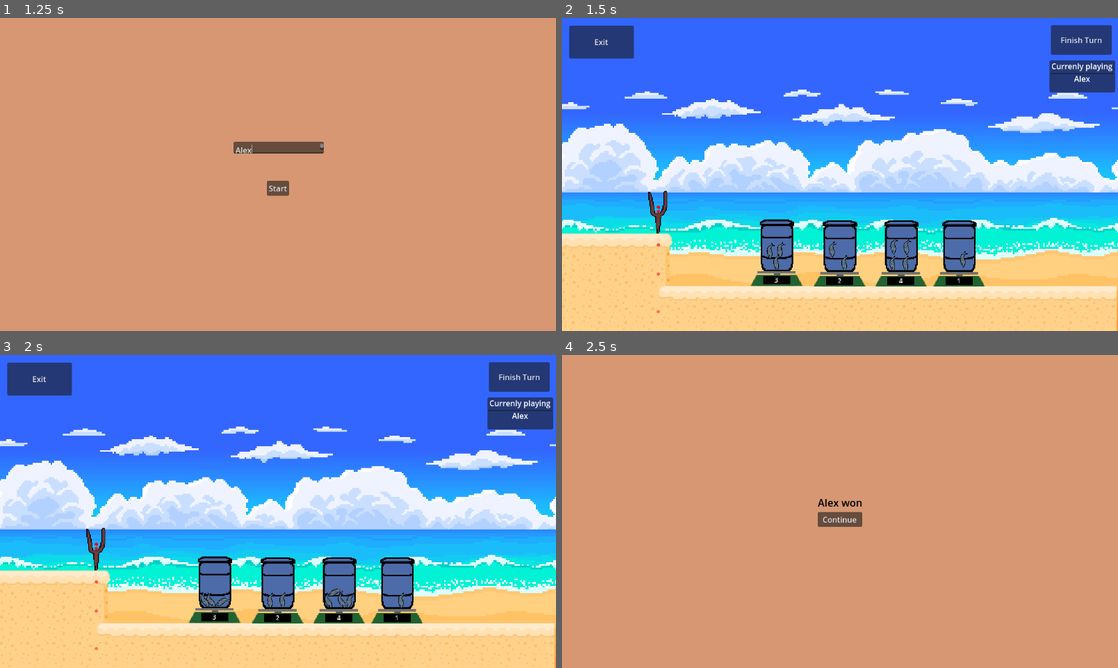
Above: before the commit, frames 1-4 (two rows, left to right).
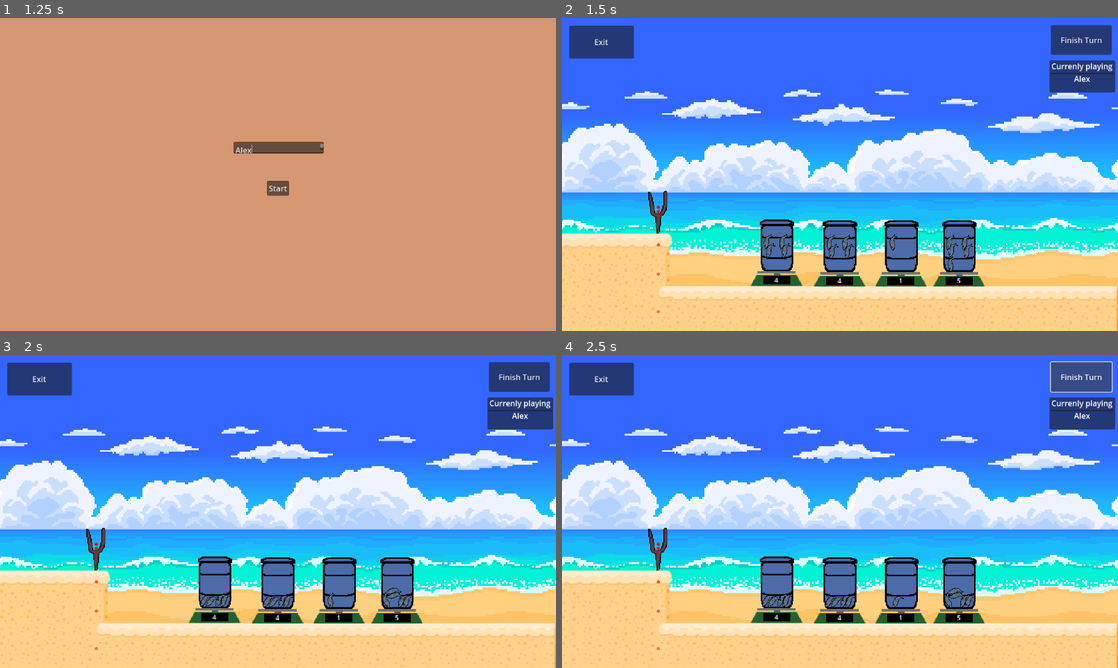
Above: after the commit, the same moments.

Repository: unniisme/fish-in-the-barrel
Game: Godot game, scene res://scenes/GUI/login_screen.tscn
Two runs of this game, one before a commit and one after it. Both use one fixed random seed, a clock stepped at 60 frames per second and the inputs below.
Inputs (mouse positions are in pixels of both pictures, inside the frame that each line leads up to):
- Up to frame 1 (1.25 s): click (278, 146) at 0.52 s; type "Alex" at 0.6 s
- Up to frame 2 (1.5 s): click "Start" at 1.25 s
- Up to frame 3 (2 s): no input
- Up to frame 4 (2.5 s): click "Finish Turn" at 2 s

Frame 1 is identical in both runs. In frame 2, 0.8% of the frame differs, in the area x 36-74%, y 68-85%; in frame 3, 0.6%; in frame 4, 100%, in the area x 0-100%, y 0-100%.

Commit message:
Random start numbers

Diff:
--- a/Fish-in-the-barrel/project.godot
+++ b/Fish-in-the-barrel/project.godot
@@ -17,6 +17,7 @@
 
 [autoload]
 
+GameResources="*res://scripts/preloads/GameResources.gd"
 GlobalManager="*res://scripts/preloads/GlobalManager.gd"
 
 [display]
--- a/Fish-in-the-barrel/scenes/1_player_level.tscn
+++ b/Fish-in-the-barrel/scenes/1_player_level.tscn
@@ -5,8 +5,8 @@
 [ext_resource type="Script" path="res://scripts/BarrelManager.gd" id="2_sikug"]
 [ext_resource type="Texture2D" uid="uid://bhdtpuve21ngk" path="res://assets/Berie's_Adventure_Seaside_Asset_Pack_Free/Spritesheet/tilemap_new_softy_sand.png" id="2_y5nvf"]
 [ext_resource type="PackedScene" uid="uid://d3cp2anhi7fll" path="res://scenes/actors/barrel.tscn" id="3_6v651"]
-[ext_resource type="PackedScene" uid="uid://cden31s011sea" path="res://scenes/actors/fish.tscn" id="4_l0d0q"]
 [ext_resource type="PackedScene" uid="uid://s2neidorv43e" path="res://scenes/actors/slingshot.tscn" id="5_6jksl"]
+[ext_resource type="Script" path="res://scripts/fishProblem.gd" id="6_ayk6y"]
 
 [sub_resource type="TileSetAtlasSource" id="TileSetAtlasSource_1jbx7"]
 texture = ExtResource("2_y5nvf")
@@ -101,6 +101,9 @@
 [node name="Barrel4" parent="Manager/BarrelManager" instance=ExtResource("3_6v651")]
 position = Vector2(224, 15)
 
+[node name="FishProblem" type="Node2D" parent="Manager/BarrelManager"]
+script = ExtResource("6_ayk6y")
+
 [node name="Slingshot" parent="Manager" instance=ExtResource("5_6jksl")]
 position = Vector2(-144, -32)
 
@@ -108,36 +111,4 @@
 position = Vector2(78, -72)
 zoom = Vector2(1.695, 1.695)
 
-[node name="Starting Fishes" type="Node2D" parent="."]
-
-[node name="fish" parent="Starting Fishes" instance=ExtResource("4_l0d0q")]
-position = Vector2(-7, 9)
-
-[node name="fish2" parent="Starting Fishes" instance=ExtResource("4_l0d0q")]
-position = Vector2(5, 10)
-
-[node name="fish3" parent="Starting Fishes" instance=ExtResource("4_l0d0q")]
-position = Vector2(1, 32)
-
-[node name="fish4" parent="Starting Fishes" instance=ExtResource("4_l0d0q")]
-position = Vector2(69, 7)
-
-[node name="fish5" parent="Starting Fishes" instance=ExtResource("4_l0d0q")]
-position = Vector2(84, 32)
-
-[node name="fish6" parent="Starting Fishes" instance=ExtResource("4_l0d0q")]
-position = Vector2(144, 3)
-
-[node name="fish7" parent="Starting Fishes" instance=ExtResource("4_l0d0q")]
-position = Vector2(160, 4)
-
-[node name="fish8" parent="Starting Fishes" instance=ExtResource("4_l0d0q")]
-position = Vector2(143, 31)
-
-[node name="fish9" parent="Starting Fishes" instance=ExtResource("4_l0d0q")]
-position = Vector2(159, 31)
-
-[node name="fish10" parent="Starting Fishes" instance=ExtResource("4_l0d0q")]
-position = Vector2(229, 19)
-
 [node name="Sprite2D" type="Sprite2D" parent="."]
--- a/Fish-in-the-barrel/scenes/GUI/login_screen.gd
+++ b/Fish-in-the-barrel/scenes/GUI/login_screen.gd
@@ -45,19 +45,4 @@
 		0 : -1,
 		1 : 0.6,
 		2 : 1
-	}[_random_sample([0.33, 0.33, 0.34])]
-
-
-func _random_sample(probabilities: Array[float]) -> int:
-	assert(probabilities.reduce(func(a,b): return a+b, 0) <= 1, "Distribution not valid")
-
-	var random_value = randf()
-	var cumulative_prob = 0.0
-
-	for i in range(probabilities.size()):
-		cumulative_prob += probabilities[i]
-		if random_value < cumulative_prob:
-			return i
-
-	# If the loop completes without selecting, return -1
-	return -1
+	}[GlobalManager.random_sample([0.33, 0.33, 0.34])]
--- a/Fish-in-the-barrel/scenes/actors/barrel.gd
+++ b/Fish-in-the-barrel/scenes/actors/barrel.gd
@@ -59,3 +59,10 @@
 func _on_input_event(viewport, event : InputEvent, shape_idx):
 	if event.is_pressed():
 		emit_signal("touched", self.id)
+
+
+func spawn_fishes(n : int):
+	for spawnpoint in find_child("Spawnpoints").get_children().slice(0,n):
+		var fish = GameResources.fish_scene.instantiate()
+		add_child(fish)
+		fish.position = spawnpoint.position
--- a/Fish-in-the-barrel/scenes/actors/barrel.tscn
+++ b/Fish-in-the-barrel/scenes/actors/barrel.tscn
@@ -61,4 +61,30 @@
 position = Vector2(0, 18)
 barrel = NodePath("..")
 
+[node name="Spawnpoints" type="Node2D" parent="."]
+
+[node name="Node2D" type="Node2D" parent="Spawnpoints"]
+position = Vector2(-10, -18)
+
+[node name="Node2D2" type="Node2D" parent="Spawnpoints"]
+position = Vector2(9, -18)
+
+[node name="Node2D3" type="Node2D" parent="Spawnpoints"]
+position = Vector2(-10, -6)
+
+[node name="Node2D4" type="Node2D" parent="Spawnpoints"]
+position = Vector2(9, -6)
+
+[node name="Node2D5" type="Node2D" parent="Spawnpoints"]
+position = Vector2(-10, 8)
+
+[node name="Node2D6" type="Node2D" parent="Spawnpoints"]
+position = Vector2(9, 9)
+
+[node name="Node2D7" type="Node2D" parent="Spawnpoints"]
+position = Vector2(-10, 20)
+
+[node name="Node2D8" type="Node2D" parent="Spawnpoints"]
+position = Vector2(9, 20)
+
 [connection signal="input_event" from="." to="." method="_on_input_event"]
--- a/Fish-in-the-barrel/scenes/ai_level_hard.tscn
+++ b/Fish-in-the-barrel/scenes/ai_level_hard.tscn
@@ -1,9 +1,42 @@
-[gd_scene load_steps=2 format=3 uid="uid://b3w5es14xksy"]
+[gd_scene load_steps=3 format=3 uid="uid://b3w5es14xksy"]
 
 [ext_resource type="PackedScene" uid="uid://bjdvunmehsq6l" path="res://scenes/ai_level_easy.tscn" id="1_n1qk2"]
+[ext_resource type="PackedScene" uid="uid://cden31s011sea" path="res://scenes/actors/fish.tscn" id="2_lxglp"]
 
 [node name="AILevelHard" instance=ExtResource("1_n1qk2")]
 
 [node name="Manager" parent="." index="2"]
 chance_agent_p = 1.0
 slingshot_agent_p = 1.0
+
+[node name="Starting Fishes" type="Node2D" parent="." index="4"]
+
+[node name="fish" parent="Starting Fishes" index="0" instance=ExtResource("2_lxglp")]
+position = Vector2(-7, 9)
+
+[node name="fish2" parent="Starting Fishes" index="1" instance=ExtResource("2_lxglp")]
+position = Vector2(5, 10)
+
+[node name="fish3" parent="Starting Fishes" index="2" instance=ExtResource("2_lxglp")]
+position = Vector2(1, 32)
+
+[node name="fish4" parent="Starting Fishes" index="3" instance=ExtResource("2_lxglp")]
+position = Vector2(69, 7)
+
+[node name="fish5" parent="Starting Fishes" index="4" instance=ExtResource("2_lxglp")]
+position = Vector2(84, 32)
+
+[node name="fish6" parent="Starting Fishes" index="5" instance=ExtResource("2_lxglp")]
+position = Vector2(144, 3)
+
+[node name="fish7" parent="Starting Fishes" index="6" instance=ExtResource("2_lxglp")]
+position = Vector2(160, 4)
+
+[node name="fish8" parent="Starting Fishes" index="7" instance=ExtResource("2_lxglp")]
+position = Vector2(143, 31)
+
+[node name="fish9" parent="Starting Fishes" index="8" instance=ExtResource("2_lxglp")]
+position = Vector2(159, 31)
+
+[node name="fish10" parent="Starting Fishes" index="9" instance=ExtResource("2_lxglp")]
+position = Vector2(229, 19)
--- a/Fish-in-the-barrel/scenes/ai_level_medium.tscn
+++ b/Fish-in-the-barrel/scenes/ai_level_medium.tscn
@@ -1,9 +1,42 @@
-[gd_scene load_steps=2 format=3 uid="uid://f38wpsfvyxuh"]
+[gd_scene load_steps=3 format=3 uid="uid://f38wpsfvyxuh"]
 
 [ext_resource type="PackedScene" uid="uid://bjdvunmehsq6l" path="res://scenes/ai_level_easy.tscn" id="1_hjlf2"]
+[ext_resource type="PackedScene" uid="uid://cden31s011sea" path="res://scenes/actors/fish.tscn" id="2_c874d"]
 
 [node name="AILevelMedium" instance=ExtResource("1_hjlf2")]
 
 [node name="Manager" parent="." index="2"]
 chance_agent_p = 0.507
 slingshot_agent_p = 0.948
+
+[node name="Starting Fishes" type="Node2D" parent="." index="4"]
+
+[node name="fish" parent="Starting Fishes" index="0" instance=ExtResource("2_c874d")]
+position = Vector2(-7, 9)
+
+[node name="fish2" parent="Starting Fishes" index="1" instance=ExtResource("2_c874d")]
+position = Vector2(5, 10)
+
+[node name="fish3" parent="Starting Fishes" index="2" instance=ExtResource("2_c874d")]
+position = Vector2(1, 32)
+
+[node name="fish4" parent="Starting Fishes" index="3" instance=ExtResource("2_c874d")]
+position = Vector2(69, 7)
+
+[node name="fish5" parent="Starting Fishes" index="4" instance=ExtResource("2_c874d")]
+position = Vector2(84, 32)
+
+[node name="fish6" parent="Starting Fishes" index="5" instance=ExtResource("2_c874d")]
+position = Vector2(144, 3)
+
+[node name="fish7" parent="Starting Fishes" index="6" instance=ExtResource("2_c874d")]
+position = Vector2(160, 4)
+
+[node name="fish8" parent="Starting Fishes" index="7" instance=ExtResource("2_c874d")]
+position = Vector2(143, 31)
+
+[node name="fish9" parent="Starting Fishes" index="8" instance=ExtResource("2_c874d")]
+position = Vector2(159, 31)
+
+[node name="fish10" parent="Starting Fishes" index="9" instance=ExtResource("2_c874d")]
+position = Vector2(229, 19)
--- a/Fish-in-the-barrel/scripts/Agents/unsure_agent.gd
+++ b/Fish-in-the-barrel/scripts/Agents/unsure_agent.gd
@@ -51,7 +51,7 @@
 		barrel_choose_distribution[max_barrel] = max_probability
 
 	print("[unsure] choose dist = " + str(barrel_choose_distribution))
-	var max_barrel_chosen = _random_sample(barrel_choose_distribution)
+	var max_barrel_chosen = GlobalManager.random_sample(barrel_choose_distribution)
 	if max_barrel_chosen == -1: #Only occurs if max barrel is the only choice
 		max_barrel_chosen = max_barrel
 
@@ -80,19 +80,6 @@
 
 	return randf() < probability
 
-func _random_sample(probabilities: Array[float]) -> int:
-	assert(probabilities.reduce(func(a,b): return a+b, 0) <= 1, "Distribution not valid")
-
-	var random_value = randf()
-	var cumulative_prob = 0.0
-
-	for i in range(probabilities.size()):
-		cumulative_prob += probabilities[i]
-		if random_value < cumulative_prob:
-			return i
-
-	# If the loop completes without selecting, return -1
-	return -1
 
 func _set_correct_probabilities(p : float):
 	print("[unsure_agent][_set_correct_p] p = " + str(p))
--- a/Fish-in-the-barrel/scripts/BarrelManager.gd
+++ b/Fish-in-the-barrel/scripts/BarrelManager.gd
@@ -12,15 +12,27 @@
 
 func _ready():
 	for child in get_children():
-		var barrel := child as Barrel # Typecast nonsense
-		barrels.append(barrel)
+		if child is Barrel:
+			barrels.append(child)
 	N = barrels.size()
 
 	for i in range(N):
 		barrels[i].id = i
 
+	var initial_barrel_counts : Array[int] = []
+	for i in range(N):
+		# 1-8 fishes in each barrel
+		initial_barrel_counts.append(GlobalManager.random_sample_normalised(
+			[1,4,5,5,5,4,2,1]
+		))
+		barrels[i].spawn_fishes(initial_barrel_counts[-1])
+
 	# Initialize problem
-	problem = FishProblem.new(N, barrels)
+	problem = $FishProblem
+	problem.n = N
+	problem.barrels = barrels
+
+	problem._barrel_count_cache = initial_barrel_counts # Override
 	print(problem)
 
 	_connect_barrels()
@@ -57,7 +69,7 @@
 
 func handle_action() -> bool:
 	if state == STATE.INIT:
-		problem._update_barrel_cache()
+#		problem._update_barrel_cache()
 
 		state = STATE.CHOOSING
 		get_parent().update_problem(problem) # update in problem manager
--- a/Fish-in-the-barrel/scripts/GameManger.gd
+++ b/Fish-in-the-barrel/scripts/GameManger.gd
@@ -115,6 +115,7 @@
 
 		## Switch scene back to main menu
 		_exit_to_menu()
+		return
 
 	if made_move:
 		_handle_player_action()
--- a/Fish-in-the-barrel/scripts/fishProblem.gd
+++ b/Fish-in-the-barrel/scripts/fishProblem.gd
@@ -1,4 +1,4 @@
-class_name FishProblem
+class_name FishProblem extends Node2D
 
 const RAND_MIN : int = 1
 const RAND_MAX : int = 7
@@ -10,10 +10,6 @@
 var barrels : Array[Barrel]
 var _barrel_count_cache : Array[int]
 
-func _init(n : int, barrels : Array[Barrel]):
-	self.n = n
-	self.barrels = barrels
-	_update_barrel_cache()
 
 func _update_barrel_cache():
 	self._barrel_count_cache = []
@@ -23,9 +19,6 @@
 func _get_count(barrel_id : int) -> int:
 	# Returns the number of fishes in the given barrel, at the current state of the problem
 	return _barrel_count_cache[barrel_id]
-
-func copy() -> FishProblem:
-	return FishProblem.new(self.n, self.barrels)
 
 func is_over() -> bool:
 #	return self.barrels.reduce(func(a,b): return a.get_count()+b.get_count(), 0) == 0
--- /dev/null
+++ b/Fish-in-the-barrel/scripts/preloads/GameResources.gd
@@ -0,0 +1,3 @@
+extends Node
+
+var fish_scene = preload("res://scenes/actors/fish.tscn")
--- a/Fish-in-the-barrel/scripts/preloads/GlobalManager.gd
+++ b/Fish-in-the-barrel/scripts/preloads/GlobalManager.gd
@@ -19,3 +19,23 @@
 
 func _log_js(string):
 	JavaScriptBridge.eval("console.log(\"" + string + "\");")
+
+func random_sample(probabilities: Array[float]) -> int:
+	assert(probabilities.reduce(func(a,b): return a+b, 0) <= 1, "Distribution not valid")
+
+	var random_value = randf()
+	var cumulative_prob = 0.0
+
+	for i in range(probabilities.size()):
+		cumulative_prob += probabilities[i]
+		if random_value < cumulative_prob:
+			return i
+
+	# If the loop completes without selecting, return -1
+	return -1
+
+func random_sample_normalised(counts : Array[float]) -> int:
+	var sum = counts.reduce(func(a,b): return a+b, 0)
+	for i in range(counts.size()):
+		counts[i] *= 1.0/sum
+	return random_sample(counts)
